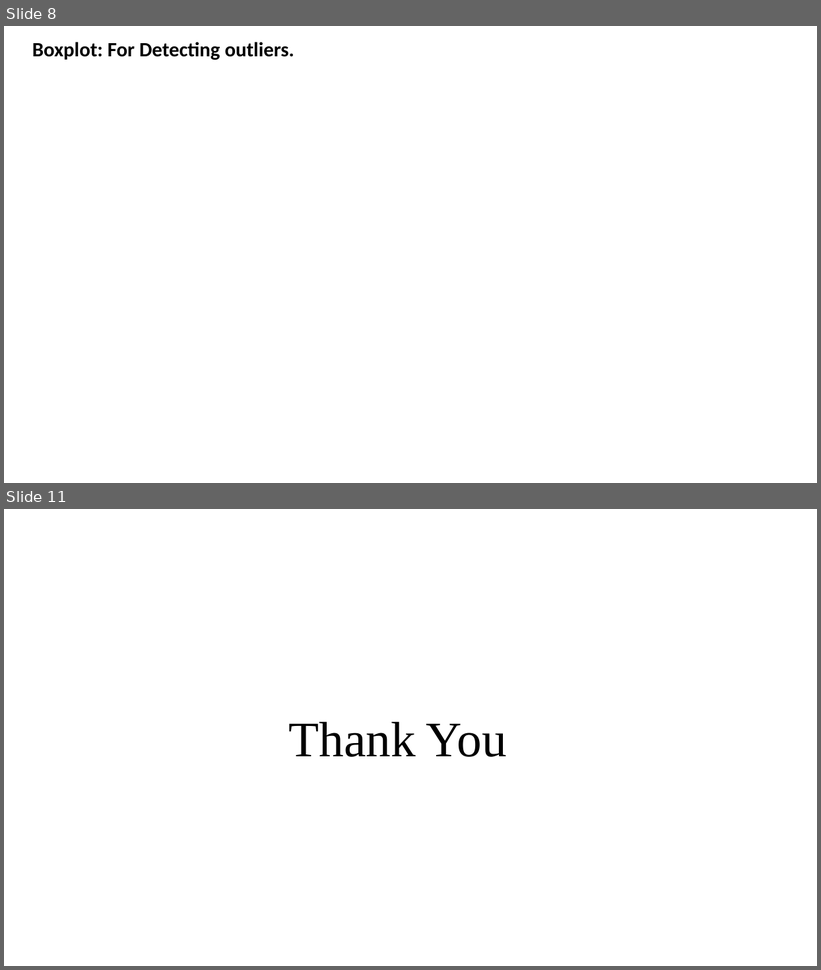
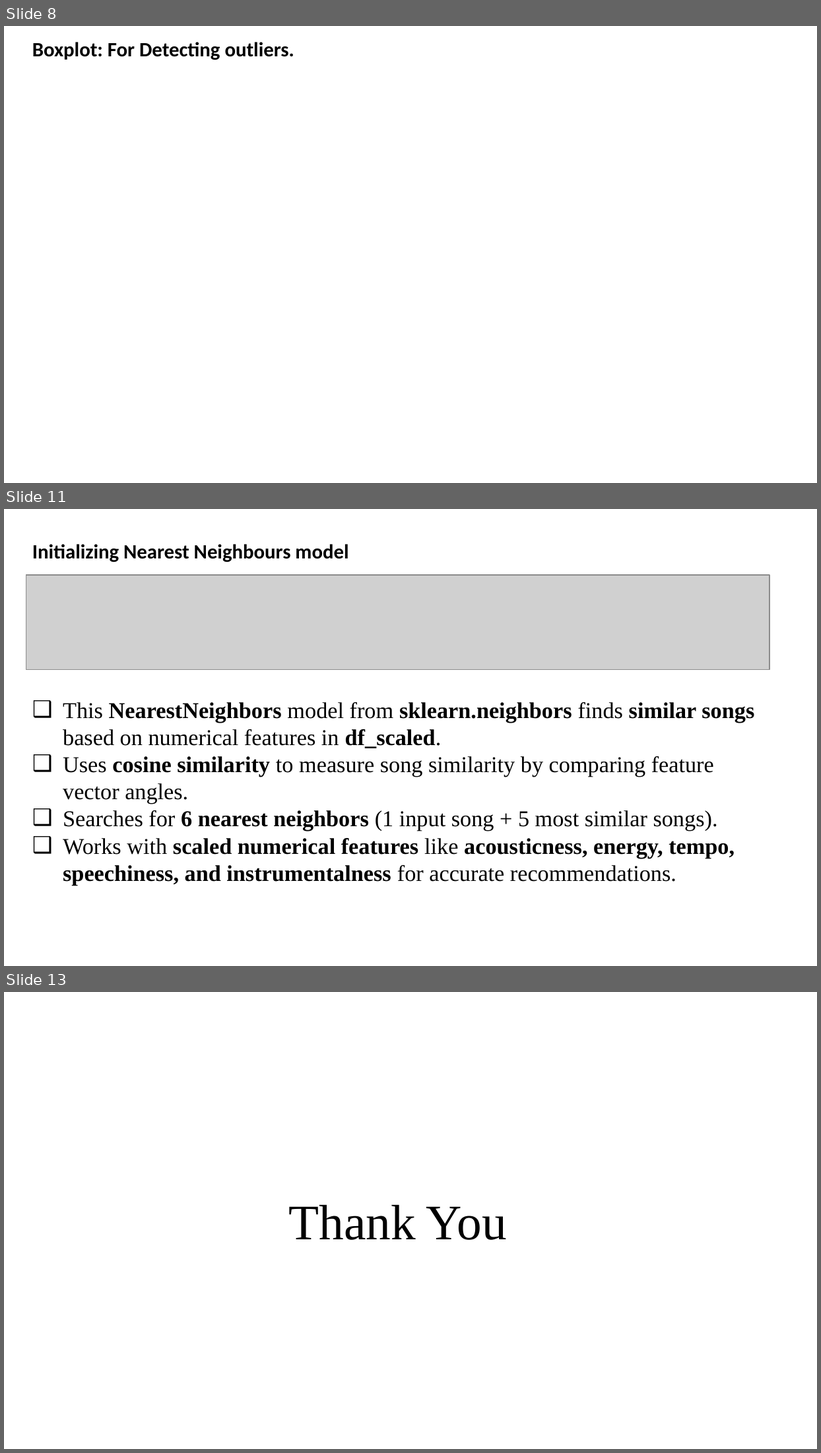
Before and after one commit to Rajeevkavala/Application-Development, a slide deck: Project/Music_Recommendation_Review-1.pptx. Shown one above the other, each under a label of ours: slides 8 and 11 before the commit, slides 8, 11 and 13 after it; the slides between them are not shown. The pictures are 821x970 and 821x1453 pixels, drawn with LibreOffice and Linux fonts; fonts in the diff are those of the drawing; grey boxes stand for pictures; background and template pictures are left out. Boxes give left, top, right and bottom in pixels: in the first picture for what was removed or moved away, otherwise in the second. Text is boxed around its words. In the diff, an @@ line names an element or a change of style, - is before the commit and + after.

```diff
--- a/Project/Music_Recommendation_Review-1.pptx
+++ b/Project/Music_Recommendation_Review-1.pptx
@@ slide 11 added at [4,509,817,966], background #FFFFFF @@
@@ text added at [32,544,349,562], 18 pt, text #000000, bold @@
+Initializing Nearest Neighbours model
@@ picture added at [26,575,770,670] @@
@@ text added at [63,702,754,886], 20 pt, text #000000 @@
+❑ This NearestNeighbors model from sklearn.neighbors finds similar songs based on numerical features in df_scaled.
+❑ Uses cosine similarity to measure song similarity by comparing feature vector angles.
+❑ Searches for 6 nearest neighbors (1 input song + 5 most similar songs).
+❑ Works with scaled numerical features like acousticness, energy, tempo, speechiness, and instrumentalness for accurate recommendations.
@@ what was slide 11 is now slide 13 @@
```
Also in this commit, not shown: 2 slides changed, 2 other slides added, 1 slide removed, 3 other files.
